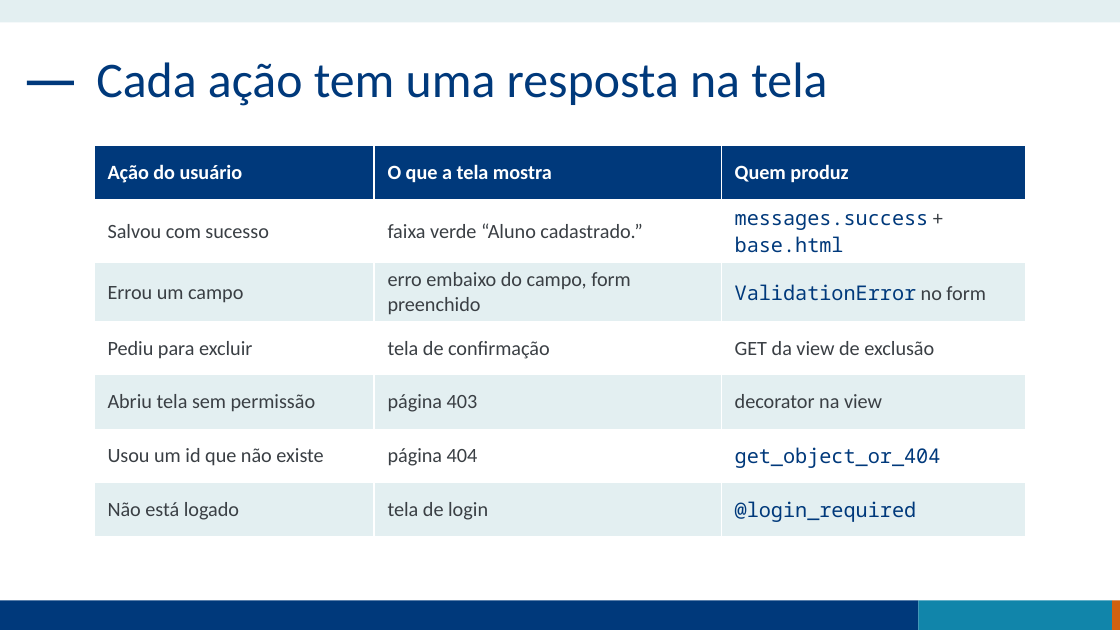
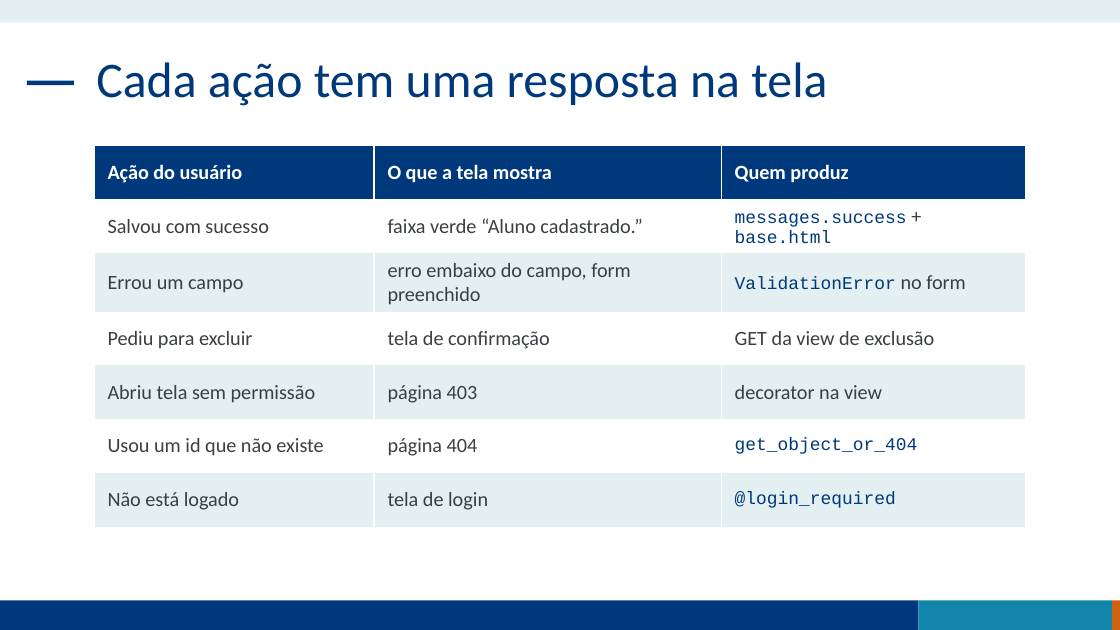
Before and after one commit to maxwalves/projetoPython, a slide deck: slide 13 of Aula2_Notas_N+1_e_interface.pptx. Drawn at 1120x630 pixels with LibreOffice and Linux fonts; fonts in the diff are those of the drawing. Boxes give left, top, right and bottom in pixels: in the first picture for what was removed or moved away, otherwise in the second. Text is boxed around its words. In the diff, an @@ line names an element or a change of style, - is before the commit and + after.

```diff
--- a/Aula2_Notas_N+1_e_interface.pptx
+++ b/Aula2_Notas_N+1_e_interface.pptx
@@ table at [94,146,1026,514] @@
@@ size 13 to 11.5 pt, font Noto Sans Mono to Courier New in "messages.success base.html", "ValidationError", "get_object_or_404", "@login_required" @@
```
Also in this commit, not shown: 20 other slides changed, 1 slide added, 3 other files.
